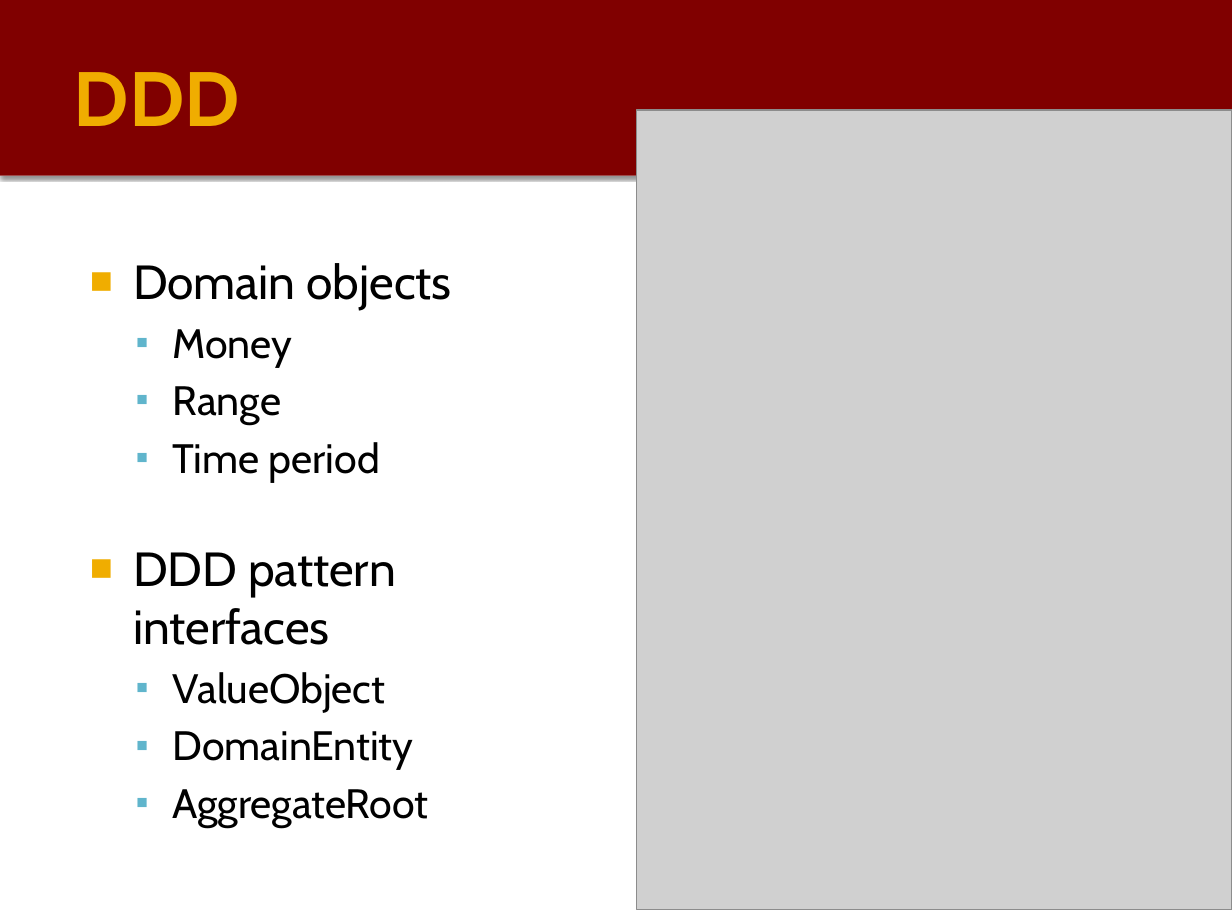
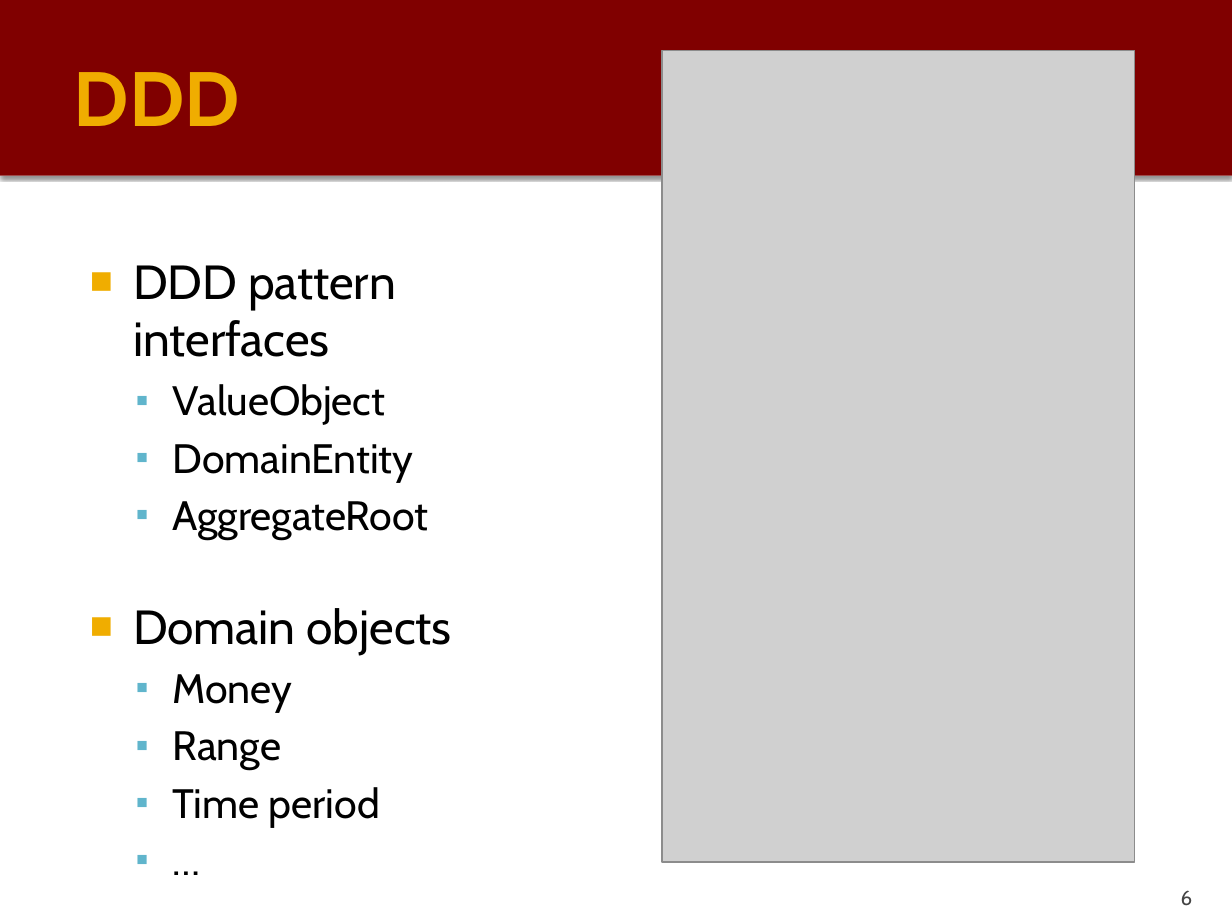
Before and after one commit to PauloGandraSousa/eapliframework, a slide deck: slide 6 of documentation/eapli.framework-Tech-Description.pptx. Drawn at 1232x924 pixels with LibreOffice and Linux fonts; fonts in the diff are those of the drawing; grey boxes stand for pictures. Boxes give left, top, right and bottom in pixels: in the first picture for what was removed or moved away, otherwise in the second. Text is boxed around its words. In the diff, an @@ line names an element or a change of style, - is before the commit and + after.

```diff
--- a/documentation/eapli.framework-Tech-Description.pptx
+++ b/documentation/eapli.framework-Tech-Description.pptx
@@ picture: place and size @@
-picture at [637, 110, 1232, 909]
+picture at [662, 51, 1133, 861]
@@ text at [133, 265, 428, 540]: paragraphs added @@
+■ DDD pattern interfaces
+  ▪ ValueObject
+  ▪ DomainEntity
+  ▪ AggregateRoot
@@ text at [133, 552, 428, 827]: text changed @@
-■ DDD pattern interfaces
-  ▪ ValueObject
-  ▪ DomainEntity
-  ▪ AggregateRoot
+  ▪ …
```
Also in this commit, not shown: 4 other slides changed, 1 slide added, 2 other files.
